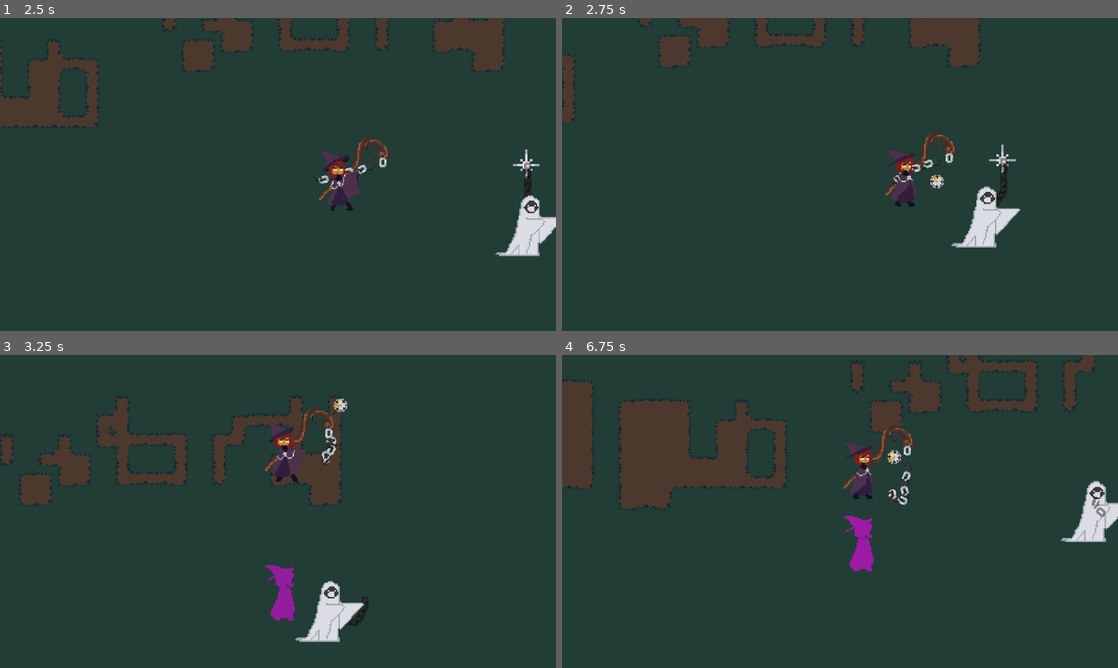
Above: before the commit, frames 1-4 (two rows, left to right).
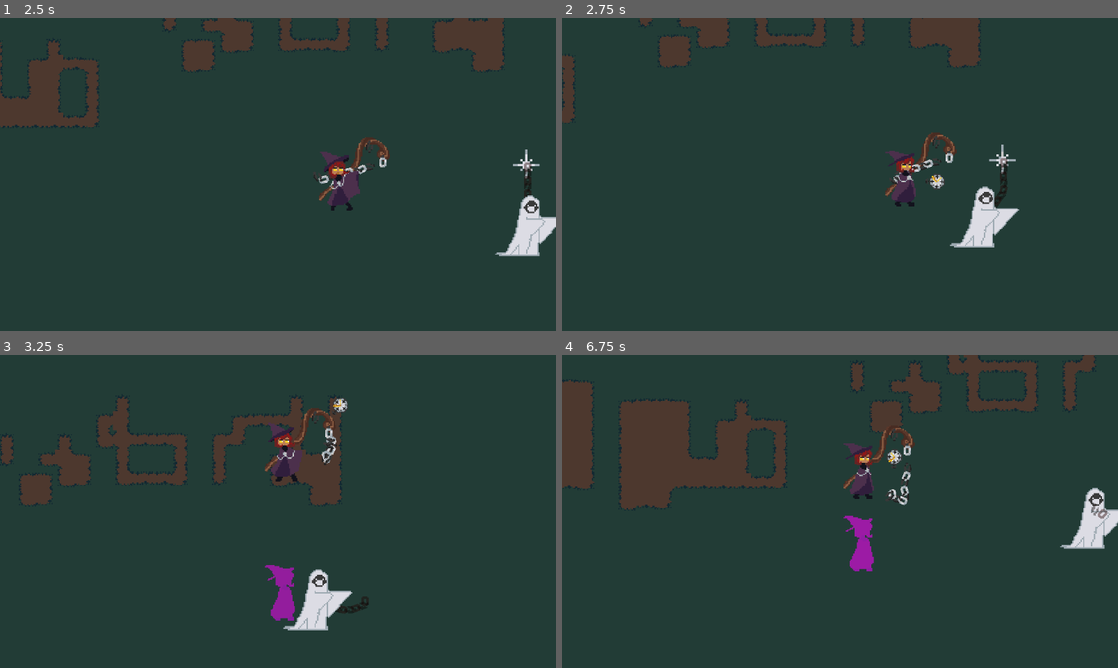
Above: after the commit, the same moments.

Repository: CplCanuck/mru-hacks-2025
Game: Godot game, scene res://Scenes/player_test.tscn
Same seed, same stepped clock (60 frames per second), same inputs: the game is played once before the commit and once after it. This scene is started directly instead of the project's main scene.
Inputs:
- Up to frame 1 (2.5 s): tap Enter (ui_accept) at 0.5, 1.35, 1.52, 1.82 s; hold D (right) 0.53-1.28 s; hold Enter (ui_accept) 0.53-1.28 s; tap Space (attack) at 0.6, 1.55, 2.1 s; hold S (down) 1.28-2.03 s; hold D (right) from 2.03 s (still down); hold Enter (ui_accept) from 2.03 s (still down)
- Up to frame 2 (2.75 s): keep holding D (right); keep holding Enter (ui_accept)
- Up to frame 3 (3.25 s): release D (right) at 2.78 s; release Enter (ui_accept) at 2.78 s; hold W (up) from 2.78 s (still down); tap Shift (dash) at 2.85 s; tap Enter (ui_accept) at 3.02 s; tap Space (attack) at 3.05 s
- Up to frame 4 (6.75 s): tap Enter (ui_accept) at 3.32, 3.77, 3.8, 4.07, 4.52, 4.82, 6.02, 6.32 s; release W (up) at 3.53 s; hold E (interact) 3.53-4.28 s; hold A (left) 3.53-5.03 s; tap Space (attack) at 4.35, 5.85 s; hold S (down) 5.03-5.78 s; hold Enter (ui_accept) 5.03-5.78 s; hold D (right) 5.78-6.53 s; hold W (up) from 6.53 s (still down); hold Shift (dash) from 6.53 s (still down)

Frame 1 is identical in both runs. In frame 2, 0.4% of the frame differs, in the area x 69-83%, y 53-74%; in frame 3, 1.5%, in the area x 50-67%, y 68-92%; in frame 4, 0.7%.

Commit message:
Add knockback

Diff:
--- a/Components/hurtbox_component.gd
+++ b/Components/hurtbox_component.gd
@@ -3,9 +3,9 @@
 
 ## Also a health component
 @export var health : int = 0
-@export var take_knockback : bool = true
 
 signal health_depleted
+signal take_knockback(direction, force)
 # NOTE : Could have enemies recover from their vulnerable state too, but eh.
 
 func damage(attack : Attack):
@@ -13,6 +13,5 @@
 	if health <= 0 :
 		health_depleted.emit()
 
-	if take_knockback :
-		# TODO
-		pass
+	if attack.knockback_dir and attack.knockback :
+		take_knockback.emit(attack.knockback_dir, attack.knockback)
--- a/Enemies/base_enemy.gd
+++ b/Enemies/base_enemy.gd
@@ -18,6 +18,7 @@
 var chase_position : Vector2 = global_position
 
 @onready var nav_agent: NavigationAgent2D = $NavigationAgent2D
+@onready var hurtbox_component: Hurtbox = $HurtboxComponent
 
 
 # TODO unsure how to manage behaviour.
@@ -30,6 +31,9 @@
 }
 
 var state := IDLE
+
+func _ready():
+	hurtbox_component.take_knockback.connect(take_knockback)
 
 func _process(delta: float) -> void:
 	match state :
@@ -45,13 +49,16 @@
 
 	chase_position = player_node.global_position
 	nav_agent.target_position = chase_position
-	velocity = global_position.direction_to(nav_agent.get_next_path_position()) * move_speed * delta
+	velocity *= 0.7
+	velocity += global_position.direction_to(nav_agent.get_next_path_position()) * move_speed * delta
 	nav_agent.get_next_path_position()
 
 	move_and_slide()
 
 	pass
 
+func take_knockback(direction : Vector2, force : int) :
+	velocity += direction * force * 500
 
 func _on_player_detector_body_entered(body: Node2D) -> void:
 	if body is Player:
--- a/Enemies/base_enemy.tscn
+++ b/Enemies/base_enemy.tscn
@@ -38,11 +38,9 @@
 [node name="BaseEnemy" type="CharacterBody2D"]
 motion_mode = 1
 script = ExtResource("1_dq6ge")
-move_speed = 5000
+move_speed = 2000
 
 [node name="HurtboxComponent" parent="." instance=ExtResource("2_hrovn")]
-collision_layer = 4
-collision_mask = 0
 health = 10
 
 [node name="CollisionShape2D" type="CollisionShape2D" parent="HurtboxComponent"]
--- a/Scenes/player.gd
+++ b/Scenes/player.gd
@@ -109,7 +109,7 @@
 
 #
 #func _on_attack_timer_timeout() -> void:
-	#end_attack()
+	#end_attack()a
 
 
 func _on_dash_timer_timeout() -> void:
--- a/Scenes/player.tscn
+++ b/Scenes/player.tscn
@@ -544,8 +544,6 @@
 script = ExtResource("1_cvnsp")
 
 [node name="staff" parent="." instance=ExtResource("4_vgqql")]
-speed = null
-cooldown = null
 
 [node name="CollisionShape2D" type="CollisionShape2D" parent="."]
 shape = SubResource("CapsuleShape2D_onrkg")
--- a/Staff/staff.gd
+++ b/Staff/staff.gd
@@ -4,7 +4,8 @@
 @export var cooldown := 1
 @onready var timer: Timer = $Timer
 var can_hit = true
-
+var knockback_time = 0.5
+@onready var knockback_timer: Timer = $KnockbackTimer
 
 func _ready():
 	pass
@@ -15,11 +16,11 @@
 
 func attack():
 	if timer.time_left <= 0 :
-		var direction = get_parent().last_direction #($TimePiece.global_position - $rangearea.get_overlapping_areas()[0].global_position).normalized()
-		#$TimePiece.linear_velocity += direction *200
+		var direction = get_parent().last_direction
 		$TimePiece.apply_central_impulse(Vector2.ONE * speed * direction)
 		timer.start(cooldown)
 
+		knockback_timer.start(knockback_time)
 
 func hang_chain():
 	$PinJointHOOK.set_node_b("chainlink6")
@@ -31,10 +32,13 @@
 func _on_hitbox_area_entered(area):
 	print("Enemy hit!")
 	if area is Hurtbox and can_hit:
-		var attack = Attack.new()
-		attack.damage = 4
-		attack.knockback = 4
-		area.damage(attack)
+		var attack_obj = Attack.new()
+		attack_obj.damage = 4
+		print("timer = " + str(knockback_timer.time_left))
+		if knockback_timer.time_left > 0 :
+			attack_obj.knockback = 4
+			attack_obj.knockback_dir = (area.global_position - global_position).normalized()
+		area.damage(attack_obj)
 		can_hit = false
 		$TimePiece/hitbox/canhittimer.start()
 	pass # Replace with function body.
--- a/Staff/staff.tscn
+++ b/Staff/staff.tscn
@@ -292,5 +292,8 @@
 one_shot = true
 autostart = true
 
+[node name="KnockbackTimer" type="Timer" parent="."]
+one_shot = true
+
 [connection signal="area_entered" from="TimePiece/hitbox" to="." method="_on_hitbox_area_entered"]
 [connection signal="timeout" from="TimePiece/hitbox/canhittimer" to="." method="_on_canhittimer_timeout"]
